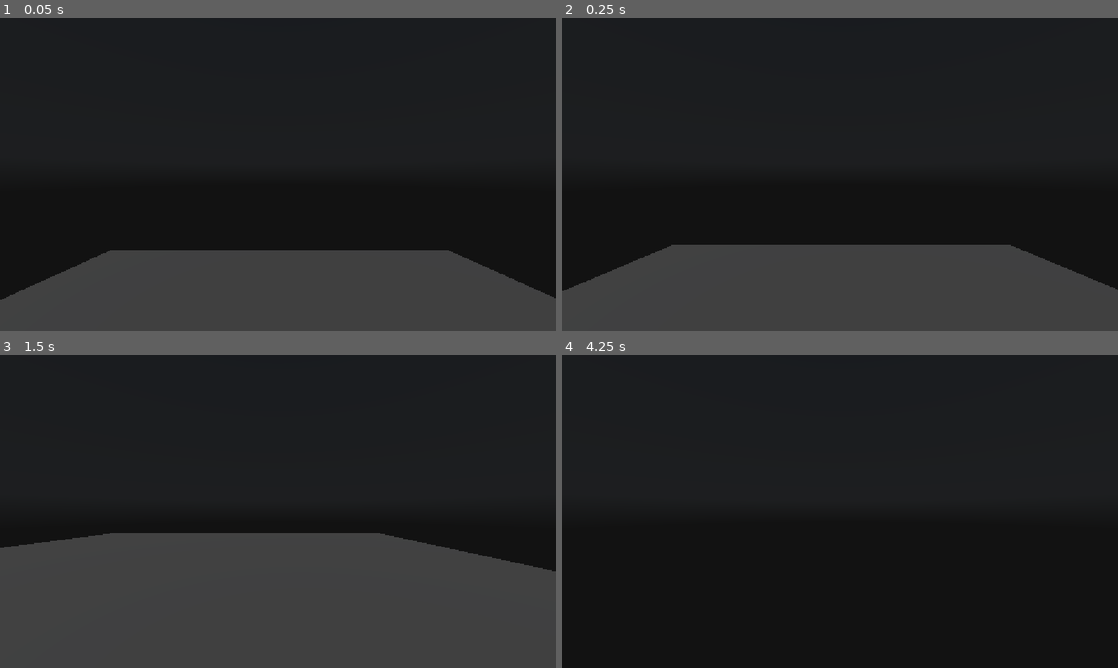
Above: before the commit, frames 1-4 (two rows, left to right).
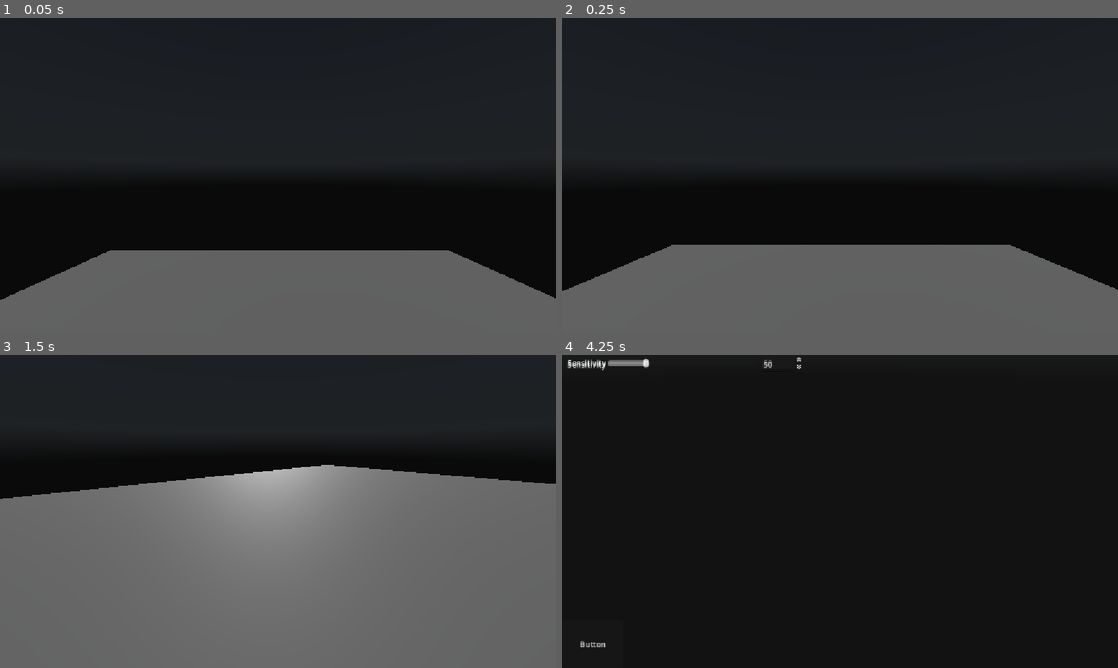
Above: after the commit, the same moments.

Repository: ZRedCon/InteractivePortfolio
Game: Godot game, scene res://Scenes/main_scene.tscn
Same seed, same stepped clock (60 frames per second), same inputs: the game is played once before the commit and once after it. A sky picture missing from this copy of the repository is replaced by a grey-blue gradient.
Inputs (mouse positions are in pixels of both pictures, inside the frame that each line leads up to):
- Up to frame 1 (0.05 s): no input
- Up to frame 2 (0.25 s): no input
- Up to frame 3 (1.5 s): move the mouse to (400, 495) at 0.52 s; hold D (Right) 0.53-1.28 s; hold Ctrl (Slow) 0.53-1.28 s; click (400, 495) at 0.67 s; move the mouse to (166, 527) at 1.27 s; hold S (Backward) from 1.28 s (still down); tap Shift (Sprint) at 1.35 s
- Up to frame 4 (4.25 s): move the mouse to (895, 442) at 2.02 s; release S (Backward) at 2.03 s; press the mouse at (895, 442) at 2.03 s; hold D (Right) 2.03-2.78 s; tap Enter at 2.75 s; move the mouse to (812, 574) at 2.77 s; release the mouse at (812, 574) at 2.78 s; hold W (Forward) 2.78-3.53 s; tap Ctrl (Slow) at 2.85 s; click (812, 574) at 2.92 s; tap Space at 3.5 s; move the mouse to (1006, 558) at 3.52 s; hold A (Left) from 3.53 s (still down); hold Shift (Sprint) from 3.53 s (still down); tap Escape (Pause) at 4.15 s

The runs differ from the first frame. In frame 1, 23% of the frame differs, in the area x 0-100%, y 74-100%; in frame 2, 25%; in frame 3, 60%, in the area x 0-100%, y 35-100%; in frame 4, 0.4%.
Error after the commit: Invalid access to property or key 'when_number_updated' on a base object of type 'null instance'. (res://Player/pause_menu.gd:9)

Commit message:
Pause menu work

Diff:
--- a/GodotProject/interactive-portfolio/Player/controller.gd
+++ b/GodotProject/interactive-portfolio/Player/controller.gd
@@ -34,5 +34,7 @@
 		global_position = _tele_data.hit_point
 
 func _process(delta: float) -> void:
+	if PIH.is_paused: return
+
 	camera.rotation.x = PIH.mouse_x
 	rotation.y = PIH.mouse_y
--- /dev/null
+++ b/GodotProject/interactive-portfolio/Player/number_edit_bar.tscn
@@ -0,0 +1,31 @@
+[gd_scene format=3 uid="uid://ce5s5jn17n57s"]
+
+[ext_resource type="Script" uid="uid://d3qt7u5sxshe8" path="res://Player/scale_edit.gd" id="1_uul1u"]
+
+[node name="Sensitivity" type="Control" unique_id=623910398]
+layout_mode = 3
+anchors_preset = 0
+offset_right = 500.0
+offset_bottom = 31.0
+script = ExtResource("1_uul1u")
+
+[node name="HSlider" type="HSlider" parent="." unique_id=1860291440]
+layout_mode = 0
+offset_left = 95.0
+offset_right = 398.0
+offset_bottom = 31.0
+
+[node name="RichTextLabel" type="RichTextLabel" parent="." unique_id=1898576313]
+layout_mode = 0
+offset_right = 91.0
+offset_bottom = 31.0
+text = "Generic"
+horizontal_alignment = 2
+vertical_alignment = 1
+
+[node name="SpinBox" type="SpinBox" parent="." unique_id=2096306973]
+layout_mode = 0
+offset_left = 413.0
+offset_right = 499.5
+offset_bottom = 31.0
+max_value = 0.0
--- a/GodotProject/interactive-portfolio/Player/pause_menu.gd
+++ b/GodotProject/interactive-portfolio/Player/pause_menu.gd
@@ -1,11 +1,9 @@
 extends Control
 
+@onready var sensitivity : NumberEdit = $Sensitivity
 
 # Called when the node enters the scene tree for the first time.
 func _ready() -> void:
-	pass # Replace with function body.
-
-
-# Called every frame. 'delta' is the elapsed time since the previous frame.
-func _process(delta: float) -> void:
-	pass
+	visible = PIH.is_paused
+	PIH.Instance.on_pause_change.connect( func(): visible = PIH.is_paused )
+	sensitivity.when_number_updated.connect( func(): PIH.Instance._sensitivity = sensitivity.number )
--- a/GodotProject/interactive-portfolio/Player/pause_menu.tscn
+++ b/GodotProject/interactive-portfolio/Player/pause_menu.tscn
@@ -1,8 +1,10 @@
 [gd_scene format=3 uid="uid://b0ok6cox56206"]
 
 [ext_resource type="Script" uid="uid://ckl2o1gvkb2mb" path="res://Player/pause_menu.gd" id="1_7fc20"]
+[ext_resource type="PackedScene" uid="uid://ce5s5jn17n57s" path="res://Player/number_edit_bar.tscn" id="2_jppwi"]
 
 [node name="PauseMenu" type="Control" unique_id=1901717719]
+propagate_maximum_size = true
 layout_mode = 3
 anchors_preset = 15
 anchor_right = 1.0
@@ -18,3 +20,30 @@
 offset_right = 1152.0
 offset_bottom = 648.0
 color = Color(0.105882354, 0.105882354, 0.105882354, 0.47058824)
+
+[node name="Button" type="Button" parent="." unique_id=263912988]
+layout_mode = 0
+offset_left = 1.0
+offset_top = 550.0
+offset_right = 127.0
+offset_bottom = 647.0
+text = "Button"
+
+[node name="Container" type="VBoxContainer" parent="." unique_id=1712217484]
+layout_mode = 0
+offset_right = 174.0
+offset_bottom = 187.0
+
+[node name="Sensitivity" parent="Container" unique_id=623910398 instance=ExtResource("2_jppwi")]
+layout_mode = 2
+display_name = "Sensitivity"
+default_value = 50.0
+min_value = 1.0
+max_value = 200.0
+
+[node name="Music volume" parent="Container" unique_id=1191333979 instance=ExtResource("2_jppwi")]
+layout_mode = 2
+display_name = "Sensitivity"
+default_value = 50.0
+min_value = 1.0
+max_value = 200.0
--- /dev/null
+++ b/GodotProject/interactive-portfolio/Player/scale_edit.gd
@@ -0,0 +1,41 @@
+class_name NumberEdit extends Control
+
+signal when_number_updated
+
+@export var display_name : String
+@export var default_value : float
+@export var min_value : float
+@export var max_value : float
+
+@onready var slider := $HSlider
+@onready var label := $RichTextLabel
+@onready var written := $SpinBox
+
+var number : float:
+	set(val):
+		number = val
+		when_number_updated.emit()
+
+var _delta : float
+
+# Called when the node enters the scene tree for the first time.
+func _ready() -> void:
+	label.text = display_name
+	number = clamp( default_value, min_value, max_value )
+	_delta = (max_value - min_value) / 100
+
+	slider.value = (number - min_value) / _delta
+	written.max_value = max_value
+	written.min_value = min_value
+	written.value = default_value
+
+	slider.value_changed.connect( _slider )
+	written.value_changed.connect( _box )
+
+func _slider(value: float) -> void:
+	number = value * _delta + min_value
+	written.set_value_no_signal( number )
+
+func _box(value: float) -> void:
+	number = value
+	slider.set_value_no_signal( (number - min_value) / _delta )
--- a/GodotProject/interactive-portfolio/PlayerInputHandler.gd
+++ b/GodotProject/interactive-portfolio/PlayerInputHandler.gd
@@ -1,10 +1,11 @@
 class_name PIH extends Node
+
+signal on_pause_change
 
 const MOVE_WALK : float = 200.0
 const MOVE_SPRINT : float = 800.0
 const MOVE_RUN : float = 1600.0
 
-const SENSATIVITY : float = 0.005
 const MAX_LOOK_ANGLE_VERTICAL : float = PI / 2 - 0.1
 
 static var Instance : PIH
@@ -43,6 +44,7 @@
 var _paused : bool:
 	set(val):
 		_paused = val
+		on_pause_change.emit()
 		Input.mouse_mode = Input.MOUSE_MODE_CAPTURED if not val else Input.MOUSE_MODE_VISIBLE
 
 var _captured : bool:
@@ -50,9 +52,12 @@
 
 var _was_captured : bool
 var _mouse_total : Vector2
+var _sensitivity : float:
+	set(val): _sensitivity = val / 10000
 
 func _ready() -> void:
 	Instance = self
+	_sensitivity = 50
 
 func _input(event: InputEvent) -> void:
 	if event is InputEventMouseMotion and _captured:
@@ -69,7 +74,7 @@
 	_was_captured = _captured
 
 func _mouse_event_handler_fps(event: InputEventMouseMotion) -> void:
-	var raw_vector : Vector2 = Vector2(event.relative.y, event.relative.x) * SENSATIVITY
+	var raw_vector : Vector2 = Vector2(event.relative.y, event.relative.x) * _sensitivity
 	_mouse_total.x = clampf(_mouse_total.x + raw_vector.x,
 							-MAX_LOOK_ANGLE_VERTICAL,
 							MAX_LOOK_ANGLE_VERTICAL)
Not shown, added: GodotProject/interactive-portfolio/Player/scale_edit.gd.uid
